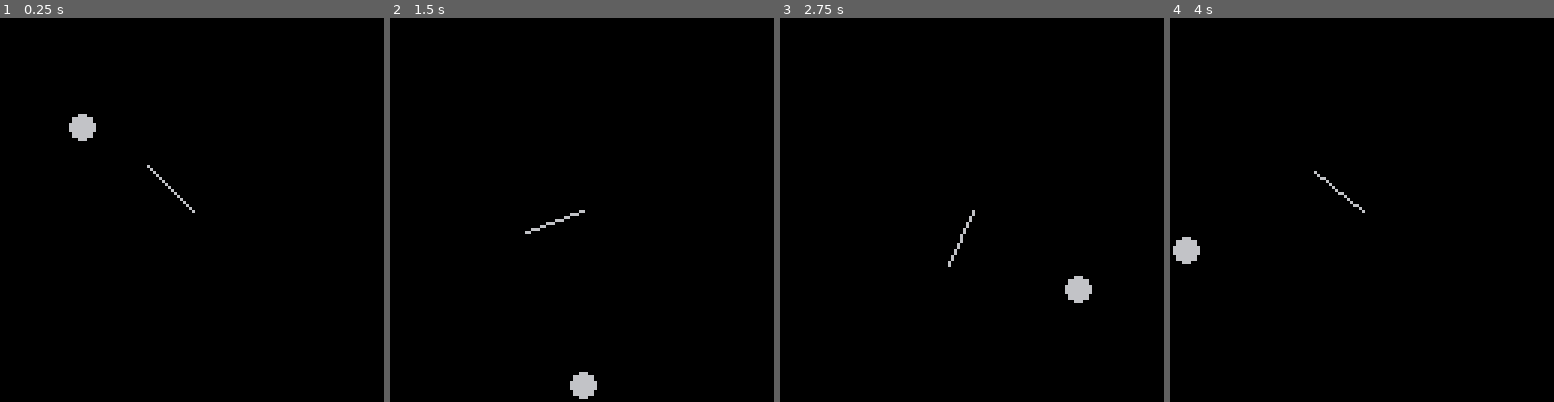
Above: before the commit, frames 1-4 (left to right).
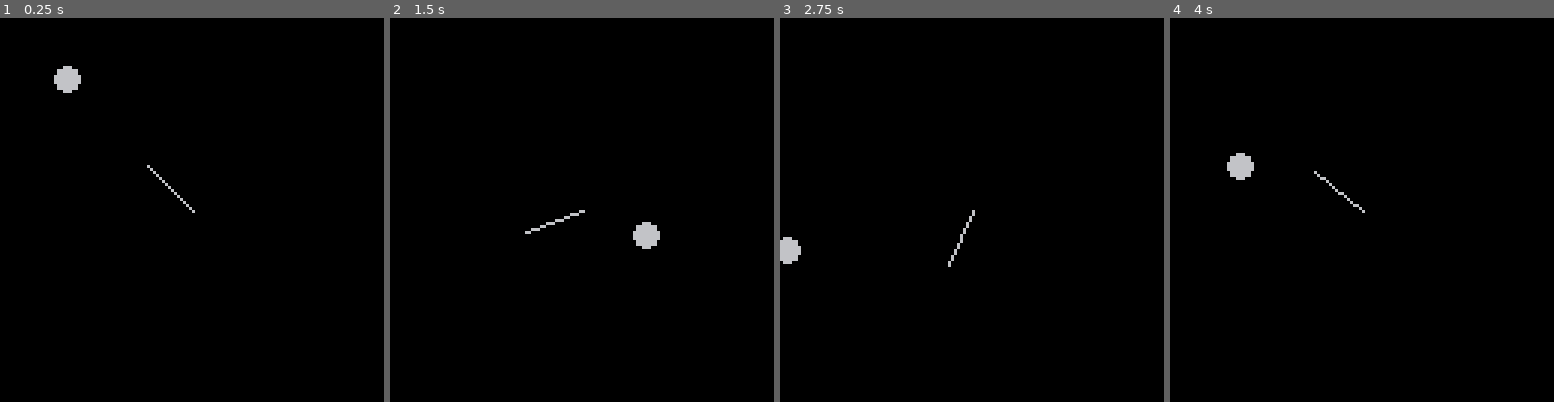
Above: after the commit, the same moments.

Repository: julioolvr/nature_of_code
Game: PICO-8 cartridge 1.vectors.p8
Same seed, same stepped clock (60 frames per second), same inputs: the game is played once before the commit and once after it.
Inputs (mouse positions are in pixels of both pictures, inside the frame that each line leads up to):
- Up to frame 1 (0.25 s): no input
- Up to frame 2 (1.5 s): click (670, 121) at 0.67 s; click (436, 267) at 1.22 s
- Up to frame 3 (2.75 s): click (887, 114) at 1.77 s; click (952, 259) at 2.32 s
- Up to frame 4 (4 s): click (1404, 106) at 2.87 s; click (1465, 256) at 3.42 s; click (1231, 102) at 3.97 s

The runs differ from the first frame. In frame 1, 0.7% of the frame differs, in the area x 14-25%, y 12-33%; in frame 2, 0.7%; in frame 3, 0.7%; in frame 4, 0.7%.

Commit message:
Random acceleration

Diff:
--- a/1.vectors.p8
+++ b/1.vectors.p8
@@ -11,6 +11,14 @@
 
 function Vector2:new(o)
   return setmetatable(o or {}, self)
+end
+
+function Vector2:random()
+  local x = rnd(10) - 5
+  local y = rnd(10) - 5
+  local vector = Vector2:new{ x = x, y = y }
+  vector:normalize()
+  return vector
 end
 
 function Vector2:add(other)
@@ -60,7 +68,7 @@
   max_velocity = 10,
   position = Vector2:new{ x = 20, y = 20 },
   velocity = Vector2:new{ x = 0, y = 0 },
-  acceleration = Vector2:new{ x = -0.001, y = 0.01 }
+  acceleration = Vector2:new{ x = 0, y = 0 }
 }
 Mover.__index = Mover
 
@@ -69,8 +77,11 @@
 end
 
 function Mover:update()
+  self.acceleration = Vector2:random()
+
   self.velocity:add(self.acceleration)
   self.velocity:limit(self.max_velocity)
+
   self.position:add(self.velocity)
 end
 
@@ -91,7 +102,7 @@
 velocity = Vector2:new{ x = 1, y = 2 }
 
 center = Vector2:new{ x = LIMIT / 2, y = LIMIT / 2 }
-ball = Mover:new{ velocity = Vector2:new{ x = 1, y = 2 } }
+ball = Mover:new()
 
 function _init()
   -- Enable devkit mode to read the mouse position
